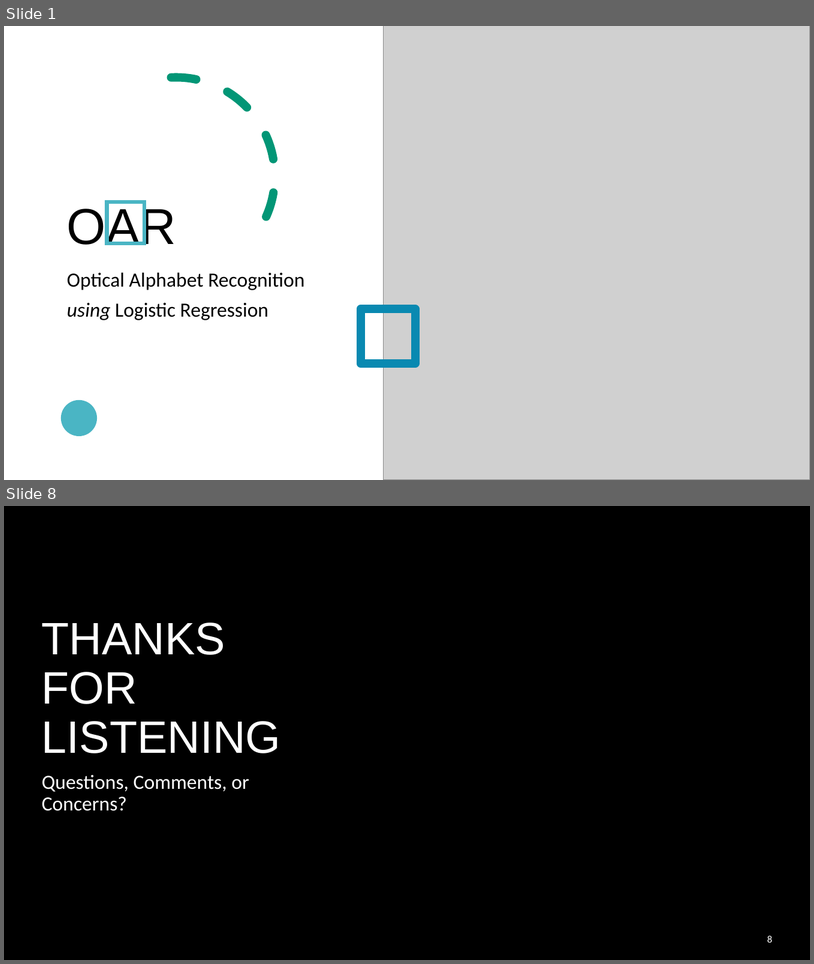
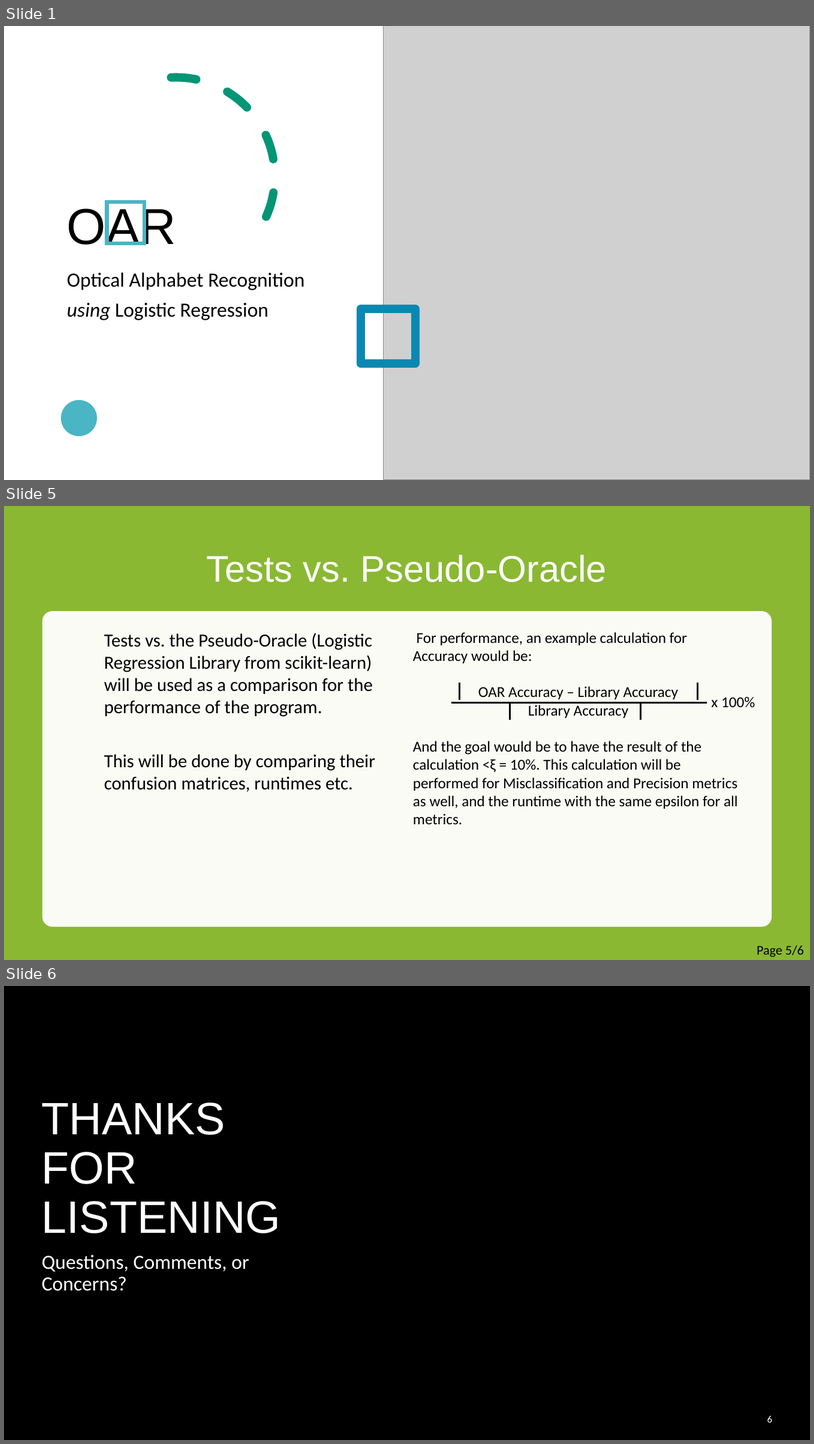
Before and after one commit to cer-hunter/OAR-CAS741, a slide deck: docs/Presentations/VNVPlanPresentation/VNVPlanPresentation.pptx. Shown one above the other, each under a label of ours: slides 1 and 8 before the commit, slides 1, 5 and 6 after it; the slides between them are not shown. The pictures are 814x964 and 814x1444 pixels, drawn with LibreOffice and Linux fonts; fonts in the diff are those of the drawing; grey boxes stand for pictures; background and template pictures are left out. Boxes give left, top, right and bottom in pixels: in the first picture for what was removed or moved away, otherwise in the second. Text is boxed around its words. In the diff, an @@ line names an element or a change of style, - is before the commit and + after.

```diff
--- a/docs/Presentations/VNVPlanPresentation/VNVPlanPresentation.pptx
+++ b/docs/Presentations/VNVPlanPresentation/VNVPlanPresentation.pptx
@@ slide 5 added at (x1=4, y1=506, x2=810, y2=960), background #FFFFFF @@
@@ rectangle added at (x1=4, y1=506, x2=810, y2=960), fill #8AB833 @@
@@ freeform shape added at (x1=698, y1=506, x2=755, y2=529), fill #029676 @@
@@ title added at (x1=207, y1=555, x2=607, y2=582), 44 pt, text #FFFFFF @@
+Tests vs. Pseudo-Oracle
@@ rounded rectangle added at (x1=42, y1=611, x2=772, y2=927), fill #FFFFFF at 95% opacity @@
@@ text added at (x1=104, y1=633, x2=375, y2=792), 22 pt, text #000000 @@
+Tests vs. the Pseudo-Oracle (Logistic Regression Library from scikit-learn) will be used as a comparison for the performance of the program.
+This will be done by comparing their confusion matrices, runtimes etc.
@@ text added at (x1=413, y1=632, x2=738, y2=825), 18 pt, text #000000 @@
+For performance, an example calculation for Accuracy would be:
+OAR Accuracy – Library Accuracy
+Library Accuracy
+And the goal would be to have the result of the calculation <ξ = 10%. This calculation will be performed for Misclassification and Precision metrics as well, and the runtime with the same epsilon for all metrics.
@@ line added from (460, 682) to (460, 700), #000000 2 pt @@
@@ line added from (698, 682) to (698, 700), #000000 2 pt @@
@@ line added from (452, 703) to (708, 703), #000000 2 pt @@
@@ line added from (510, 703) to (510, 720), #000000 2 pt @@
@@ line added from (641, 703) to (641, 720), #000000 2 pt @@
@@ text added at (x1=711, y1=697, x2=755, y2=708), 18 pt, text #000000 @@
+x 100%
@@ freeform shape added at (x1=4, y1=801, x2=67, y2=915), fill #0989B1 @@
@@ freeform shape added at (x1=12, y1=884, x2=130, y2=960), fill #029676 @@
@@ page number added at (x1=757, y1=945, x2=804, y2=957), 15.8 pt, text #000000 @@
+Page 5/6
@@ what was slide 8 is now slide 6 @@
@@ page number at (x1=768, y1=1415, x2=773, y2=1422): text changed @@
-8
+6
```
Also in this commit, not shown: 1 slide changed, 2 other slides added, 5 slides removed, 1 other file.
